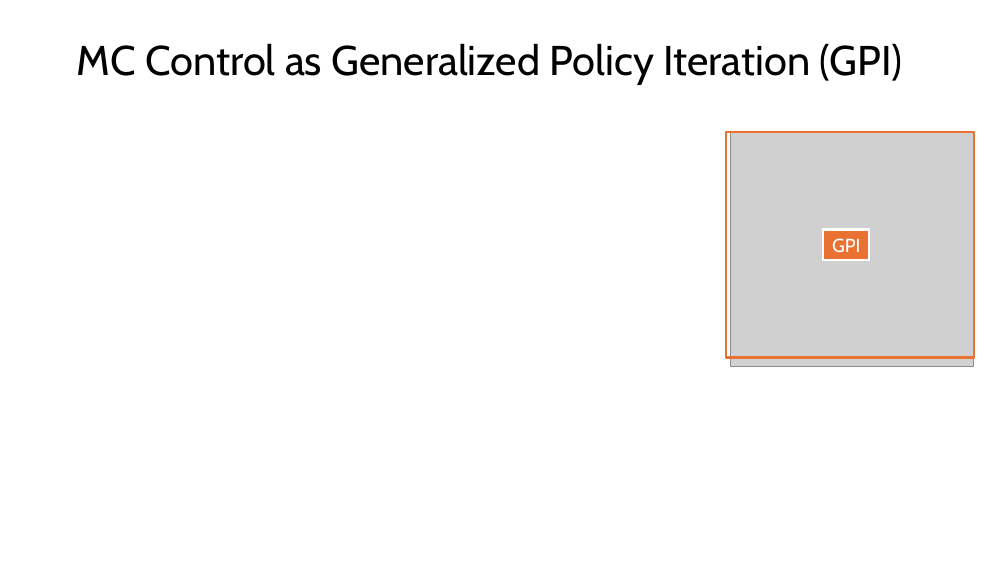
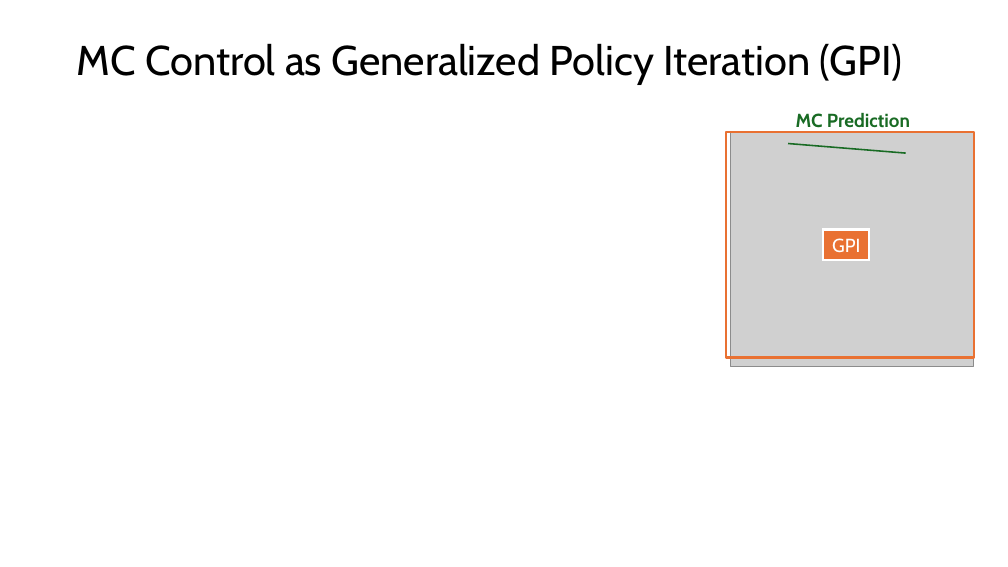
Before and after one commit to mhahsler/Introduction_to_Reinforcement_Learning, a slide deck: slide 8 of slides/Lecture_Chapter05.pptx (slide 10 before the commit). Drawn at 1008x567 pixels with LibreOffice and Linux fonts; fonts in the diff are those of the drawing; grey boxes stand for pictures. Boxes give left, top, right and bottom in pixels: in the first picture for what was removed or moved away, otherwise in the second. Text is boxed around its words. In the diff, an @@ line names an element or a change of style, - is before the commit and + after.

```diff
--- a/slides/Lecture_Chapter05.pptx
+++ b/slides/Lecture_Chapter05.pptx
@@ text added at <box>796,113,910,132</box>, 18 pt, text #196B24, bold @@
+MC Prediction
@@ line added from (788, 144) to (906, 154), #196B24 1.5 pt @@
```
Also in this commit, not shown: 7 other slides changed, 1 slide added, 1 slide removed, 2 other files.
